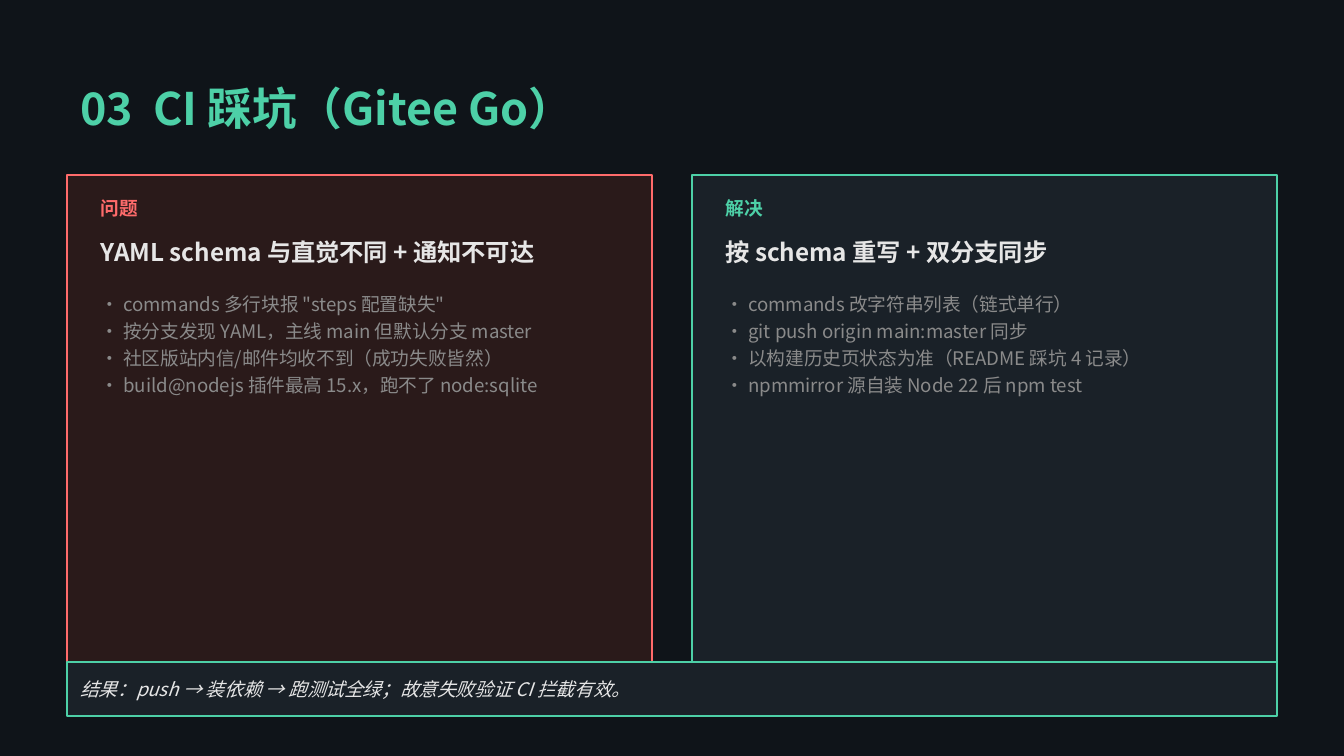
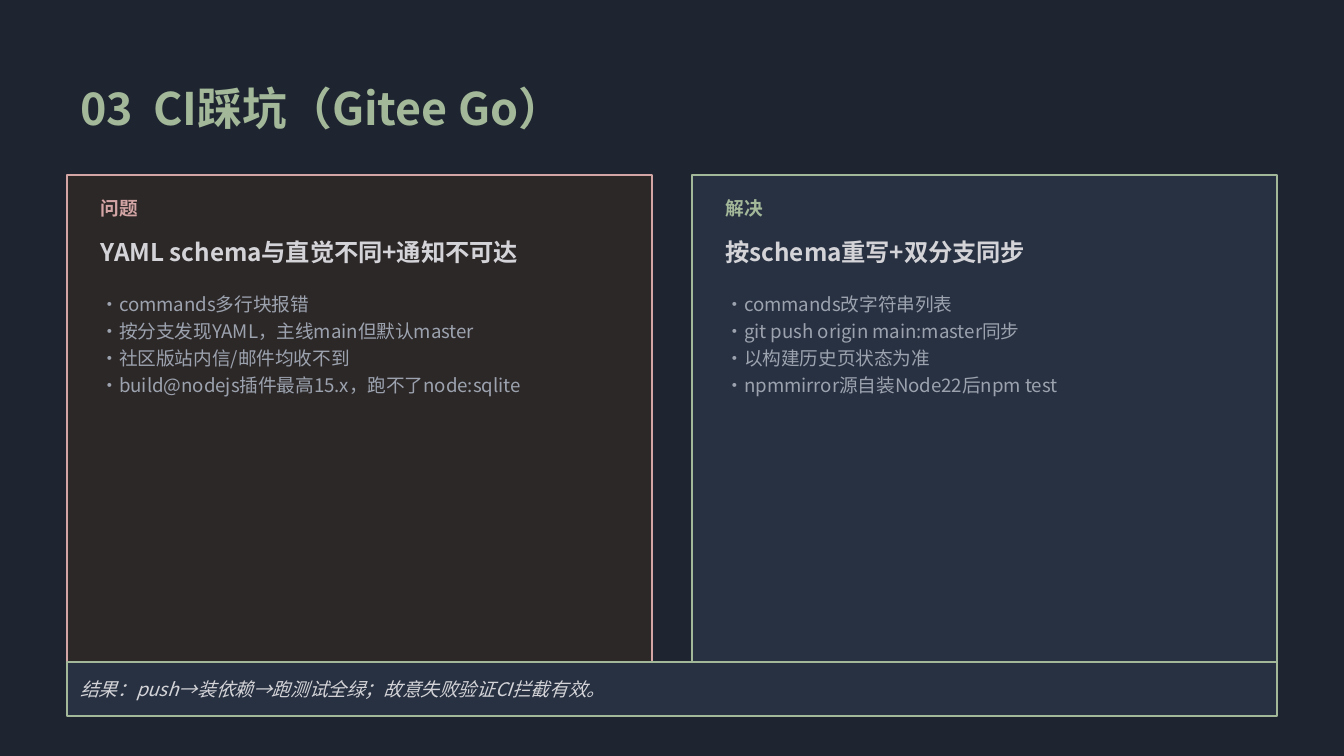
Before and after one commit to yoshino449/caojunyue, a slide deck: slide 4 of docs/路演PPT.pptx. Drawn at 1344x756 pixels with LibreOffice and Linux fonts; fonts in the diff are those of the drawing. Boxes give left, top, right and bottom in pixels: in the first picture for what was removed or moved away, otherwise in the second. Text is boxed around its words. In the diff, an @@ line names an element or a change of style, - is before the commit and + after.

Commit message:
docs(day9): pptx配色同步柔和莫兰迪色调

```diff
--- a/docs/路演PPT.pptx
+++ b/docs/路演PPT.pptx
@@ background #0F1419 to #1E2530 @@
@@ text at [80, 86, 563, 129]: text changed; text colour #4DD0A7 to #A3B899 @@
-03 CI 踩坑（Gitee Go）
+03 CI踩坑（Gitee Go）
@@ rectangle at [67, 175, 652, 661]: fill #2A1A1A to #2D2828; outline #FF6B6B 1 pt to #D4A5A5 1 pt @@
@@ rectangle at [692, 175, 1277, 661]: fill #1A2128 to #283142; outline #4DD0A7 1 pt to #A3B899 1 pt @@
@@ text "问题" at [101, 199, 138, 217]: text colour #FF6B6B to #D4A5A5 @@
@@ text "解决" at [726, 199, 763, 217]: text colour #4DD0A7 to #A3B899 @@
@@ text at [101, 240, 518, 263]: text changed; text colour #E6E6E6 to #D4D4D8 @@
-YAML schema 与直觉不同 + 通知不可达
+YAML schema与直觉不同+通知不可达
@@ text at [726, 240, 1026, 263]: text changed; text colour #E6E6E6 to #D4D4D8 @@
-按 schema 重写 + 双分支同步
+按schema重写+双分支同步
@@ text at [101, 295, 521, 397]: text changed; text colour #8A8A8A to #9CA3AF @@
-• commands 多行块报 "steps 配置缺失"
-• 按分支发现 YAML，主线 main 但默认分支 master
-• 社区版站内信/邮件均收不到（成功失败皆然）
-• build@nodejs 插件最高 15.x，跑不了 node:sqlite
+•commands多行块报错
+•按分支发现YAML，主线main但默认master
+•社区版站内信/邮件均收不到
+•build@nodejs插件最高15.x，跑不了node:sqlite
@@ text at [726, 295, 1057, 396]: text changed; text colour #8A8A8A to #9CA3AF @@
-• commands 改字符串列表（链式单行）
-• git push origin main:master 同步
-• 以构建历史页状态为准（README 踩坑 4 记录）
-• npmmirror 源自装 Node 22 后 npm test
+•commands改字符串列表
+•git push origin main:master同步
+•以构建历史页状态为准
+•npmmirror源自装Node22后npm test
@@ rectangle "结果：push→装依赖→跑测试全绿；故意失败验证CI拦截有效。" at [67, 661, 1277, 715]: fill #1A2128 to #283142; outline #4DD0A7 1 pt to #A3B899 1 pt @@
@@ text in rectangle at [80, 680, 605, 701]: text changed; text colour #E6E6E6 to #D4D4D8 @@
-结果：push → 装依赖 → 跑测试全绿；故意失败验证 CI 拦截有效。
+结果：push→装依赖→跑测试全绿；故意失败验证CI拦截有效。
```
Also in this commit, not shown: 5 other slides changed.
